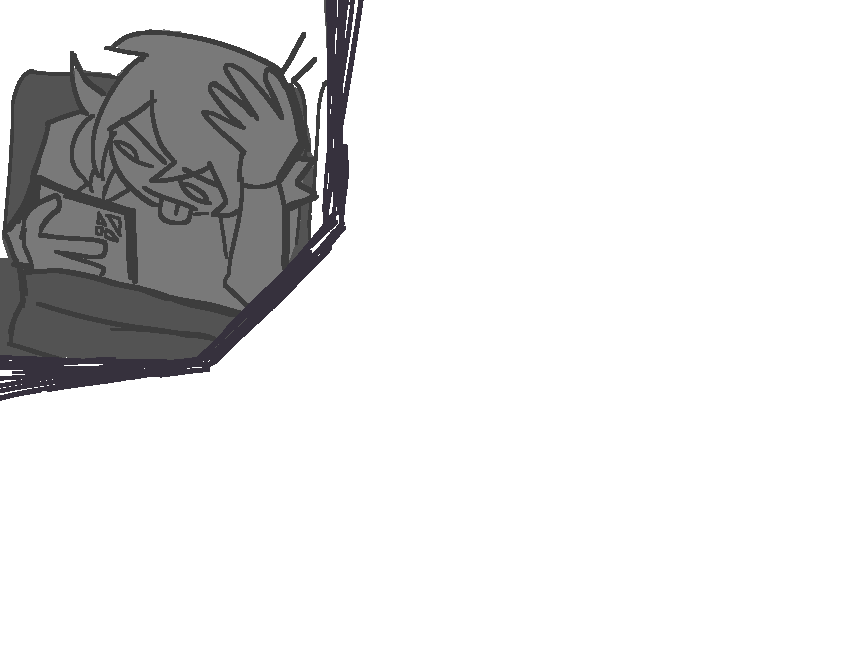
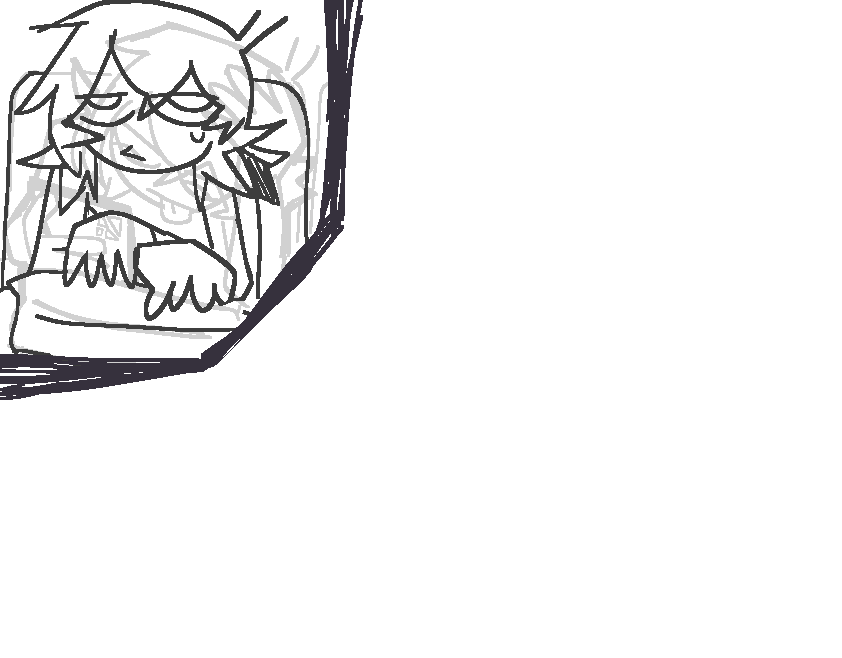
Two versions of the same layered image (842 × 658). Layer-by-layer changes:
painted on "frame" over [0,0,364,401]
added group "scrollginish" with 1 layers in group "Group 21" over [0,0,320,384]
added layer "Paint Layer 22" in group "scrollginish" over [0,0,320,384]
added group "scrolling" with 2 layers in group "Group 21" over [0,0,364,401]
renamed "Paint Layer 20" to "scroll", opacity 100% → 24%, moved it into group "scrolling", painted on it over [0,0,364,401]
hid "bg", moved it into group "scrolling", painted on it over [0,0,364,401]
